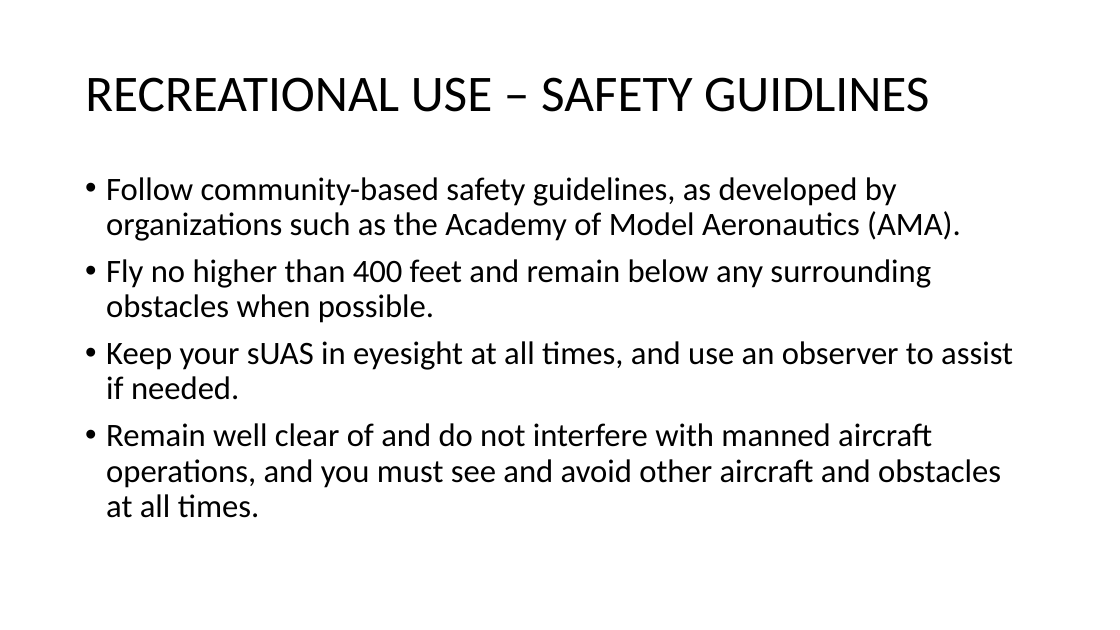
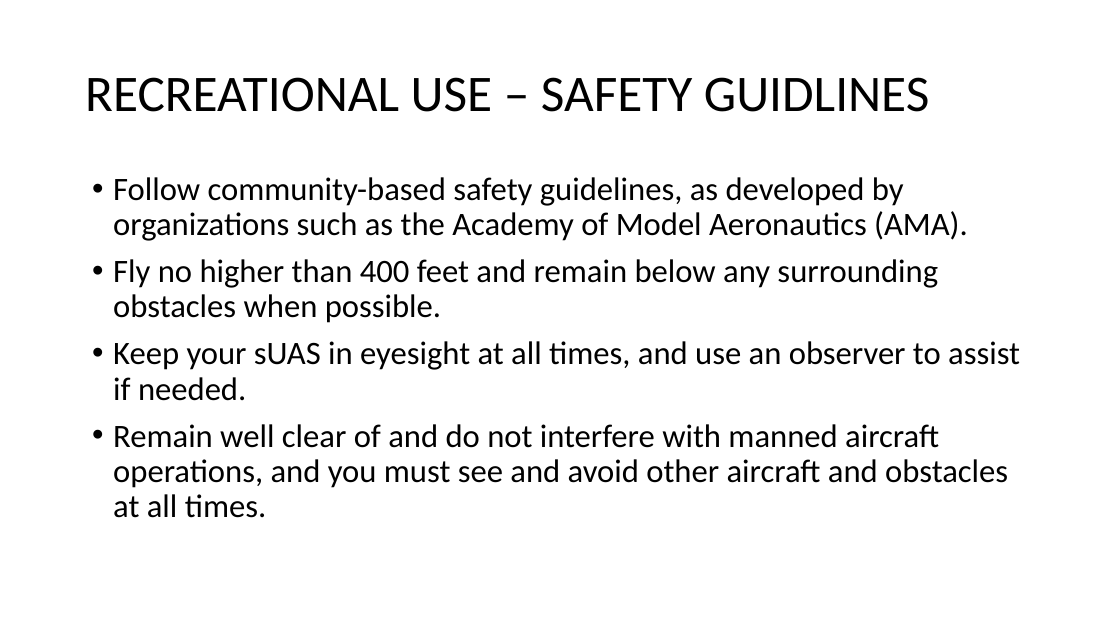
Before and after one commit to ncsu-geoforall-lab/uav-lidar-analytics-course, a slide deck: slide 3 of lectures/rules.ppt. Drawn at 1120x630 pixels with LibreOffice and Linux fonts; fonts in the diff are those of the drawing. Boxes give left, top, right and bottom in pixels: in the first picture for what was removed or moved away, otherwise in the second. Text is boxed around its words. In the diff, an @@ line names an element or a change of style, - is before the commit and + after.

```diff
--- a/lectures/rules.ppt
+++ b/lectures/rules.ppt
@@ text "Follow community-based safety guidelines, as ..." moved from (x1=106, y1=177, x2=1013, y2=518) to (x1=113, y1=177, x2=1020, y2=518) @@
```
Also in this commit, not shown: 10 other slides changed, 2 slides added, 11 other files.
